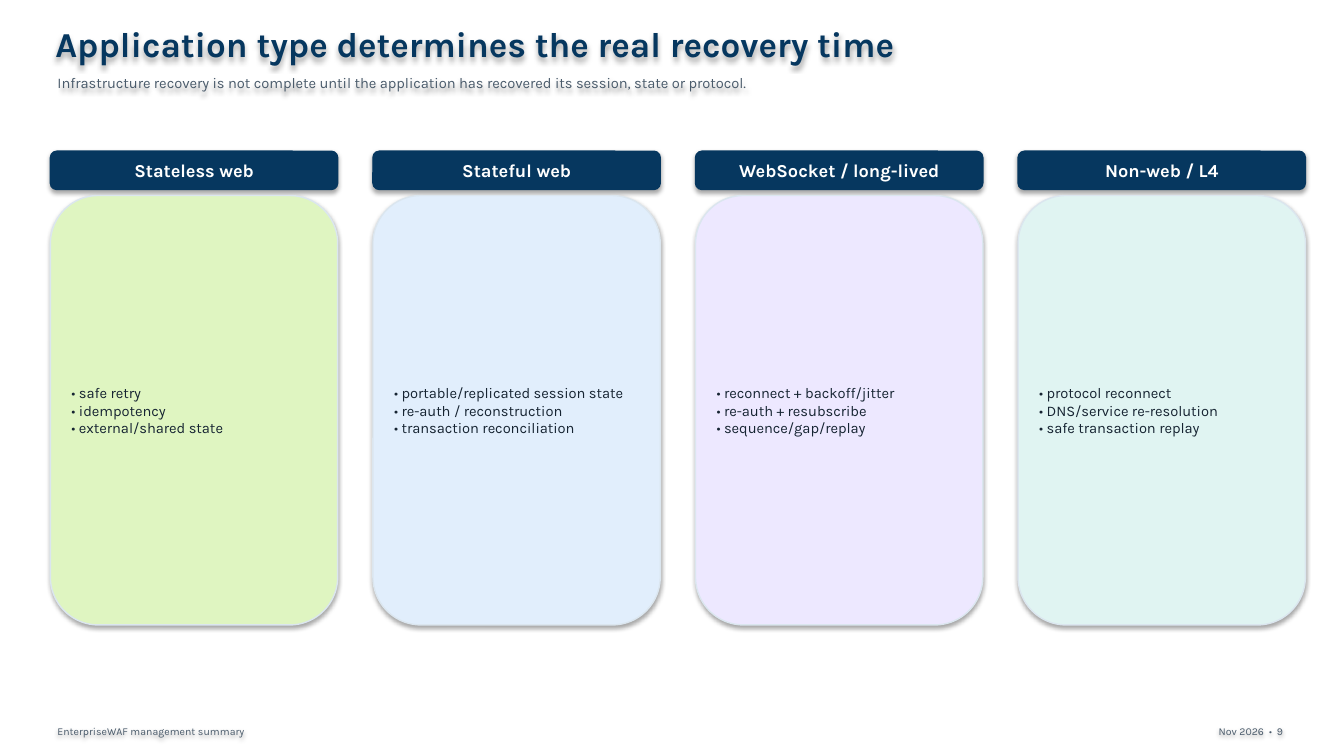
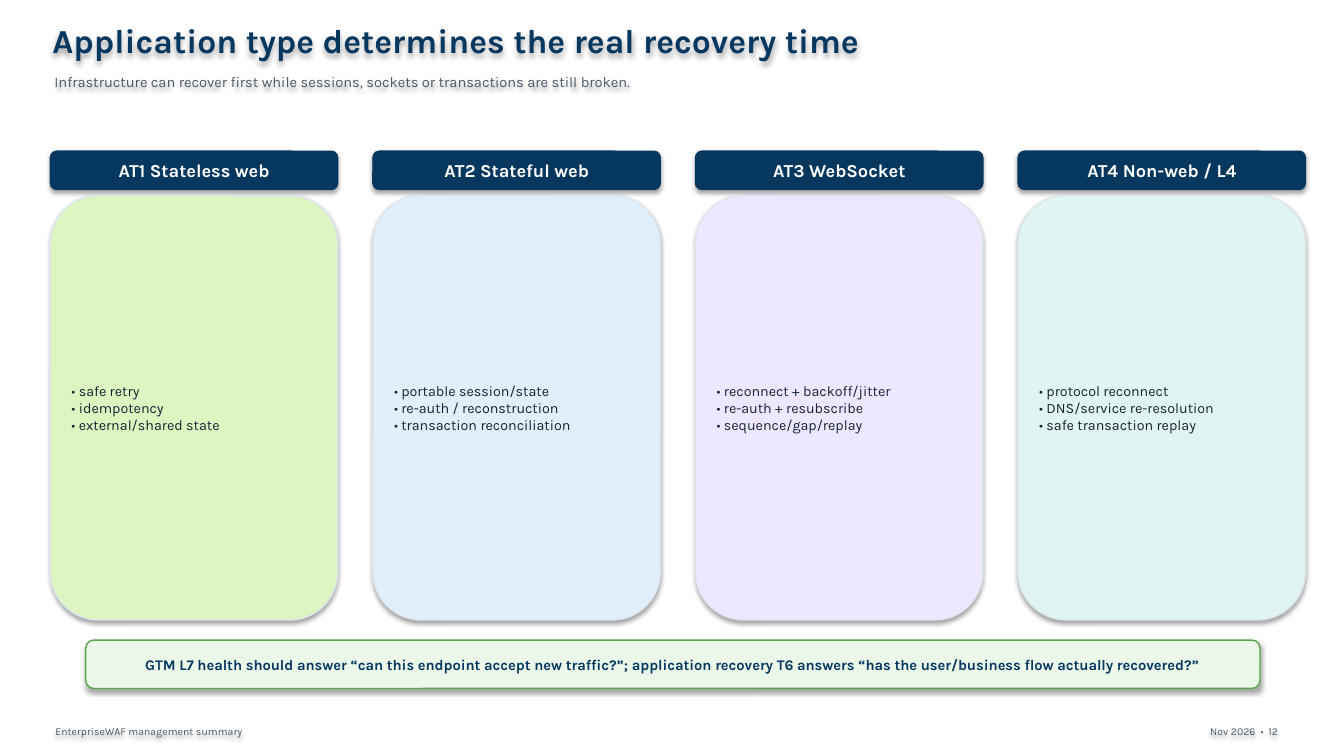
Before and after one commit to jfang88/EnterpriseWAF, a slide deck: slide 12 of management-artifacts/EnterpriseWAF_Management_Summary.pptx (slide 9 before the commit). Drawn at 1344x756 pixels with LibreOffice and Linux fonts; fonts in the diff are those of the drawing. Boxes give left, top, right and bottom in pixels: in the first picture for what was removed or moved away, otherwise in the second. Text is boxed around its words. In the diff, an @@ line names an element or a change of style, - is before the commit and + after.

```diff
--- a/management-artifacts/EnterpriseWAF_Management_Summary.pptx
+++ b/management-artifacts/EnterpriseWAF_Management_Summary.pptx
@@ text "Application type determines the real ..." at bbox=[52, 29, 859, 62]: size 25 to 24 pt @@
@@ text at bbox=[54, 77, 630, 89]: text changed @@
-Infrastructure recovery is not complete until the application has recovered its session, state or protocol.
+Infrastructure can recover first while sessions, sockets or transactions are still broken.
@@ text in rounded rectangle at bbox=[119, 164, 270, 178]: text changed @@
-Stateless web
+AT1 Stateless web
@@ text in rounded rectangle at bbox=[444, 164, 589, 178]: text changed @@
-Stateful web
+AT2 Stateful web
@@ text in rounded rectangle at bbox=[773, 164, 905, 178]: text changed @@
-WebSocket / long-lived
+AT3 WebSocket
@@ text in rounded rectangle at bbox=[1087, 164, 1237, 178]: text changed @@
-Non-web / L4
+AT4 Non-web / L4
@@ rounded rectangle "• safe retry • idempotency ...": place and size @@
-rounded rectangle "• safe retry • idempotency ..." at bbox=[50, 196, 338, 625]
+rounded rectangle "• safe retry • idempotency ..." at bbox=[50, 196, 338, 620]
@@ rounded rectangle "• portable session/state • re-auth ...": place and size @@
-rounded rectangle "• portable session/state • re-auth ..." at bbox=[373, 196, 660, 625]
+rounded rectangle "• portable session/state • re-auth ..." at bbox=[373, 196, 660, 620]
@@ rounded rectangle "• reconnect + backoff/jitter • ...": place and size @@
-rounded rectangle "• reconnect + backoff/jitter • ..." at bbox=[696, 196, 983, 625]
+rounded rectangle "• reconnect + backoff/jitter • ..." at bbox=[696, 196, 983, 620]
@@ size 10.5 to 10.2 pt in 3 elements at bbox=[50, 196, 338, 620], bbox=[696, 196, 983, 620], bbox=[1018, 196, 1306, 620] @@
@@ rounded rectangle "• protocol reconnect • DNS/service ...": place and size @@
-rounded rectangle "• protocol reconnect • DNS/service ..." at bbox=[1018, 196, 1306, 625]
+rounded rectangle "• protocol reconnect • DNS/service ..." at bbox=[1018, 196, 1306, 620]
@@ text in rounded rectangle at bbox=[401, 385, 571, 430]: text changed; size 10.5 to 10.2 pt @@
-• portable/replicated session state
-• re-auth / reconstruction
-• transaction reconciliation
+• portable session/state
+• re-auth / reconstruction
+• transaction reconciliation
@@ rounded rectangle added at bbox=[86, 640, 1260, 689], fill #EBF8E9, outline #5CA452 1 pt, 10.5 pt, text #06375F, bold @@
+GTM L7 health should answer “can this endpoint accept new traffic?”; application recovery T6 answers “has the user/business flow actually recovered?”
@@ text at bbox=[1210, 728, 1278, 735]: text changed @@
-Nov 2026 • 9
+Nov 2026 • 12
```
Also in this commit, not shown: 5 other slides changed, 9 slides added, 8 slides removed, 4 other files.
